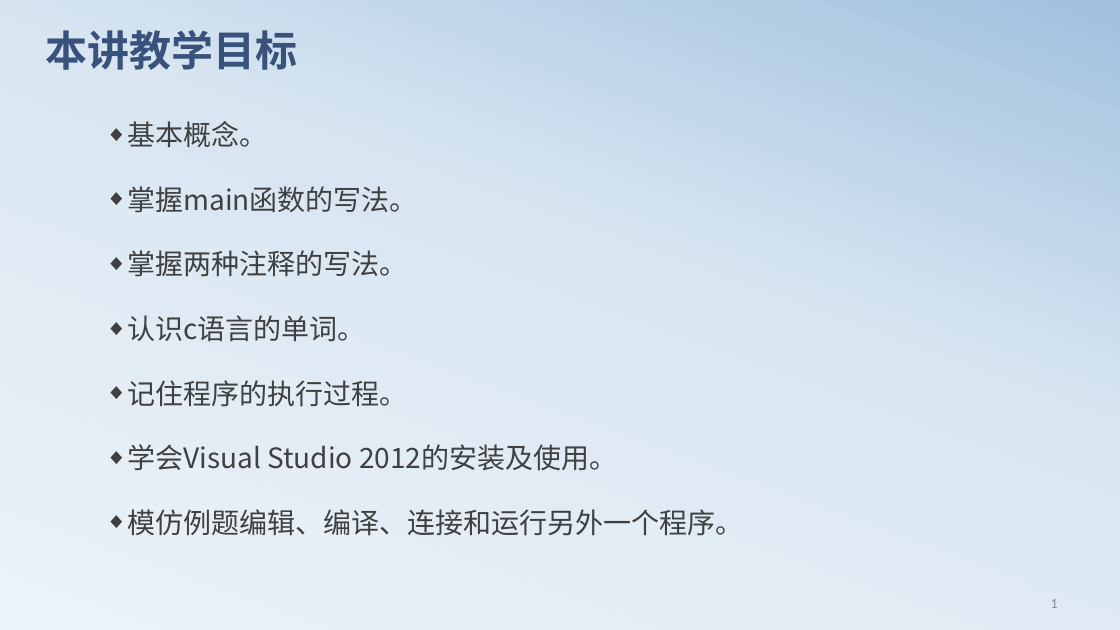
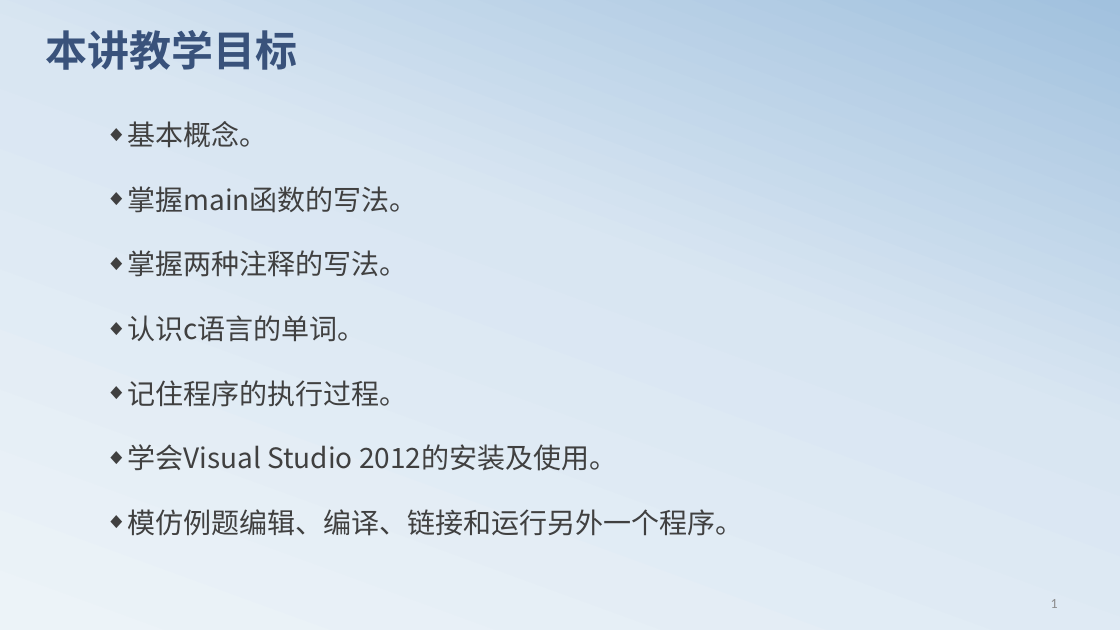
Before and after one commit to edu2act/course-C, a slide deck: slide 2 of materials/slides/chapt01.pptx. Drawn at 1120x630 pixels with LibreOffice and Linux fonts; fonts in the diff are those of the drawing. Boxes give left, top, right and bottom in pixels: in the first picture for what was removed or moved away, otherwise in the second. Text is boxed around its words. In the diff, an @@ line names an element or a change of style, - is before the commit and + after.

```diff
--- a/materials/slides/chapt01.pptx
+++ b/materials/slides/chapt01.pptx
@@ text at box(127, 509, 743, 536): text changed @@
-◆ 模仿例题编辑、编译、连接和运行另外一个程序。
+◆ 模仿例题编辑、编译、链接和运行另外一个程序。
```
Also in this commit, not shown: 9 other slides changed, 3 other files.
